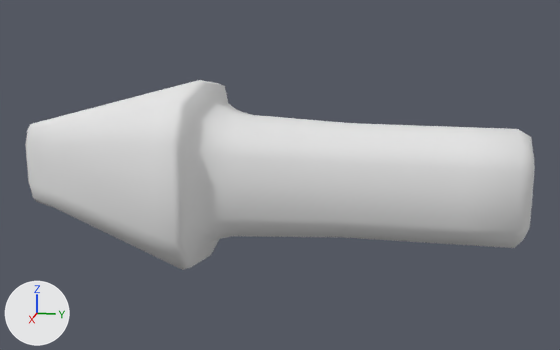
The OBJ model Meshes/arrow.obj as it was, and as the next commit left it.
Both versions are drawn from a 50 mm lens placed at (6.79, 1.13, 2.2), pointed at (-0.03, -0.23, 0.49). Arrows for +X, +Y and +Z are at lower left; the lights stay in place. Where no turn or scale is listed for an object, it has been applied to the vertices.

Names of what the first picture shows: 'arrow'.
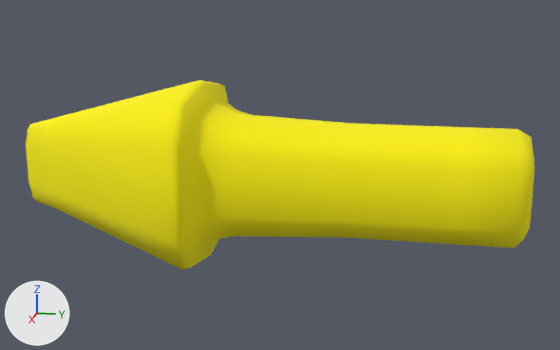
Pixel boxes [x1, y1, x2, y2] of what changed, in the pictures (560 x 350 px):
'arrow', surface changed (white to yellow): [25, 80, 535, 270] in both

What the commit changed:
Picture 'arrow.png' (img_arrow_png) is new.
In material 'arrow_lambert16SG' (mat_arrow_lambert16sg), base_color is no longer (0.8, 0.8, 0.8), white #e7e7e7.
In material 'arrow_lambert16SG' (mat_arrow_lambert16sg), texture is now set to img_arrow_png.
